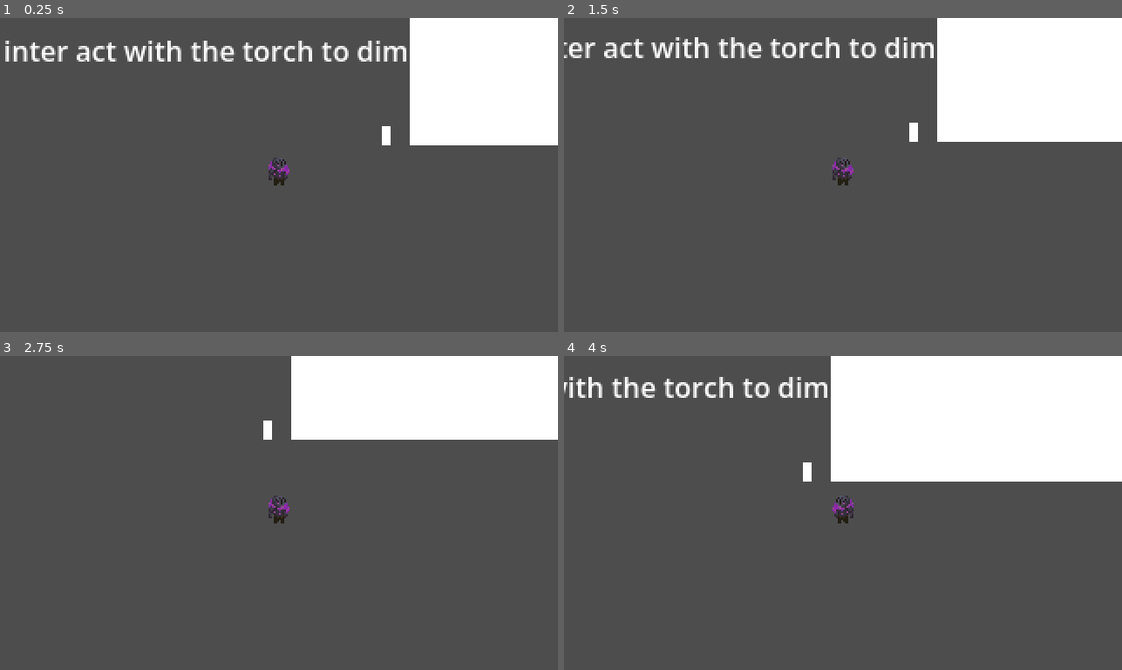
Above: before the commit, frames 1-4 (two rows, left to right).
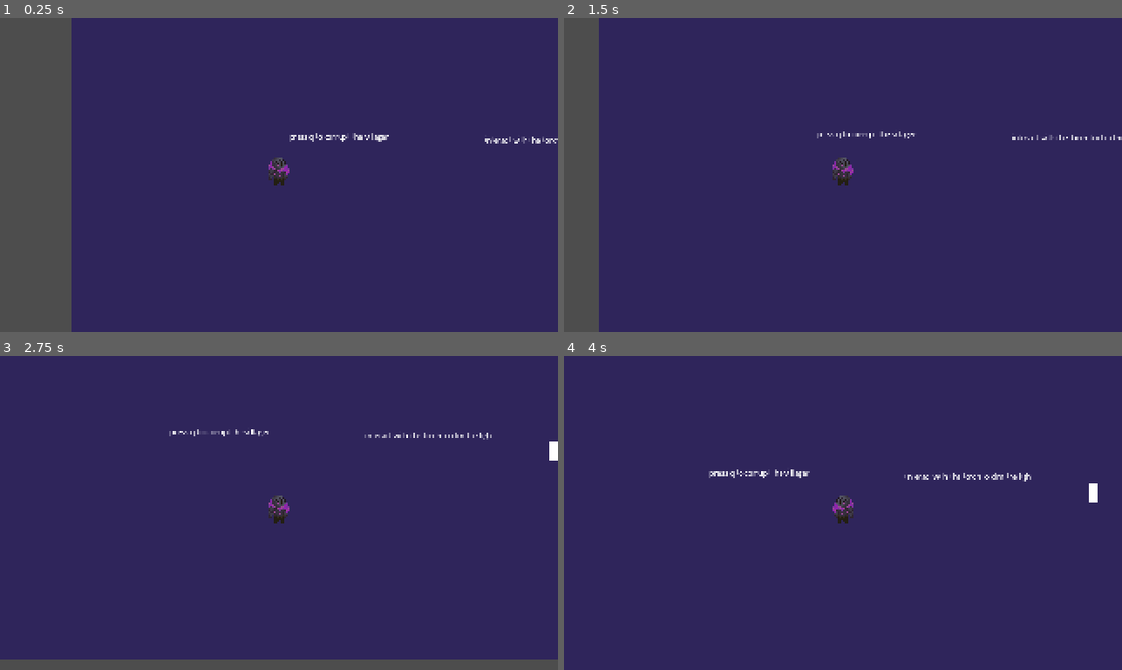
Above: after the commit, the same moments.

Repository: SimchadeLange/GamepieGamejam
Game: Godot game, scene res://scenes/level_00.tscn
Two runs of this game, one before a commit and one after it. Both use one fixed random seed, a clock stepped at 60 frames per second and the inputs below. This scene is started directly instead of the project's main scene.
Inputs (mouse positions are in pixels of both pictures, inside the frame that each line leads up to):
- Up to frame 1 (0.25 s): no input
- Up to frame 2 (1.5 s): tap Q at 0.5, 1.25 s; move the mouse to (965, 159) at 0.52 s; press the mouse at (965, 159) at 0.53 s; hold Right (move_right) 0.53-1.28 s; move the mouse to (731, 190) at 1.27 s; release the mouse at (731, 190) at 1.28 s; hold Down (move_down) from 1.28 s (still down); click (731, 190) at 1.35 s
- Up to frame 3 (2.75 s): tap Q at 2 s; move the mouse to (334, 443) at 2.02 s; release Down (move_down) at 2.03 s; hold Right (move_right) from 2.03 s (still down); hold Space (roll) from 2.03 s (still down); click (334, 443) at 2.3 s
- Up to frame 4 (4 s): tap Q at 2.75, 3.5 s; move the mouse to (815, 575) at 2.77 s; release Right (move_right) at 2.78 s; release Space (roll) at 2.78 s; hold Up (move_up) 2.78-3.53 s; click (815, 575) at 2.85 s; move the mouse to (1010, 560) at 3.52 s; press the mouse at (1010, 560) at 3.53 s; hold Left (move_left) from 3.53 s (still down)

The runs differ from the first frame. In frame 1, 87% of the frame differs, in the area x 0-100%, y 0-100%; in frame 2, 94%; in frame 3, 96%; in frame 4, 100%.

Commit message:
start button

Diff:
--- a/game_jam_00/scenes/level_00.tscn
+++ b/game_jam_00/scenes/level_00.tscn
@@ -1,34 +1,119 @@
 [gd_scene format=3 uid="uid://cr7wvbadmtug7"]
 
 [ext_resource type="PackedScene" uid="uid://cll5o11denx7" path="res://scenes/player.tscn" id="1_bvxu8"]
+[ext_resource type="Texture2D" uid="uid://b31jlqjufsk7a" path="res://assets/basicGuard.png" id="2_2nwr0"]
+
+[sub_resource type="SystemFont" id="SystemFont_2nwr0"]
+
+[sub_resource type="LabelSettings" id="LabelSettings_bvxu8"]
+font = SubResource("SystemFont_2nwr0")
+font_size = 9
 
 [node name="level00" type="Node2D" unique_id=738375304]
 
-[node name="ColorRect2" type="ColorRect" parent="." unique_id=1467181285]
-offset_left = 75.0
-offset_top = -100.0
-offset_right = 300.0
-offset_bottom = -17.0
+[node name="floor" type="ColorRect" parent="." unique_id=2097033674]
+modulate = Color(0.18431373, 0.14509805, 0.35686275, 1)
+offset_left = -344.0
+offset_top = -143.0
+offset_right = 604.0
+offset_bottom = 102.0
 
-[node name="dsda" type="ColorRect" parent="." unique_id=2010522234]
-offset_left = 59.0
-offset_top = -28.0
-offset_right = 64.0
-offset_bottom = -17.0
+[node name="Label3" type="Label" parent="." unique_id=794106336]
+offset_left = -219.0
+offset_top = -32.0
+offset_right = 78.0
+offset_bottom = -9.0
+scale = Vector2(0.44417894, 0.47885278)
+text = "press q to corrupt the villager"
+label_settings = SubResource("LabelSettings_bvxu8")
 
-[node name="ColorRect4" type="ColorRect" parent="." unique_id=595944476]
-offset_left = 403.0
-offset_top = -128.0
-offset_right = 533.0
-offset_bottom = -40.0
+[node name="house2" type="ColorRect" parent="." unique_id=666037899]
+offset_left = 60.0
+offset_top = 4.0
+offset_right = 295.0
+offset_bottom = 99.0
+color = Color(0.61960787, 0.47058824, 0.41960785, 1)
+
+[node name="house" type="ColorRect" parent="." unique_id=1467181285]
+offset_left = 61.0
+offset_top = -138.0
+offset_right = 296.0
+offset_bottom = -43.0
+color = Color(0.61960787, 0.47058824, 0.41960785, 1)
+
+[node name="torch" type="ColorRect" parent="." unique_id=2010522234]
+offset_left = -2.0
+offset_top = -23.0
+offset_right = 3.0
+offset_bottom = -12.0
+
+[node name="box" type="ColorRect" parent="." unique_id=595944476]
+offset_left = 299.0
+offset_top = -6.0
+offset_right = 317.0
+offset_bottom = 21.0
+color = Color(0.69803923, 0.40784314, 0.0627451, 1)
+
+[node name="box2" type="ColorRect" parent="." unique_id=1147280394]
+offset_left = 40.0
+offset_top = -71.0
+offset_right = 58.0
+offset_bottom = -44.0
+color = Color(0.69803923, 0.40784314, 0.0627451, 1)
+
+[node name="box3" type="ColorRect" parent="." unique_id=1845576331]
+offset_left = 298.0
+offset_top = -65.0
+offset_right = 316.0
+offset_bottom = -38.0
+color = Color(0.69803923, 0.40784314, 0.0627451, 1)
+
+[node name="box4" type="ColorRect" parent="." unique_id=1556179475]
+offset_left = 375.0
+offset_top = -105.0
+offset_right = 393.0
+offset_bottom = -78.0
+color = Color(0.69803923, 0.40784314, 0.0627451, 1)
+
+[node name="box5" type="ColorRect" parent="." unique_id=1116535915]
+offset_left = 932.0
+offset_top = -23.0
+offset_right = 950.0
+offset_bottom = 4.0
+color = Color(0.69803923, 0.40784314, 0.0627451, 1)
 
 [node name="Player" parent="." unique_id=291136771 instance=ExtResource("1_bvxu8")]
+position = Vector2(-225, -7)
 
 [node name="Camera2D" type="Camera2D" parent="Player" unique_id=747771882]
 
+[node name="oil lamp" type="ColorRect" parent="." unique_id=1446396956]
+offset_left = 398.0
+offset_top = -96.0
+offset_right = 403.0
+offset_bottom = -85.0
+color = Color(1, 1, 0.1764706, 1)
+
 [node name="Label" type="Label" parent="." unique_id=1778200192]
-offset_left = -158.0
-offset_top = -83.0
-offset_right = 143.0
-offset_bottom = -60.0
-text = "inter act with the torch to dim the light"
+offset_left = -107.0
+offset_top = -30.0
+offset_right = 190.0
+offset_bottom = -7.0
+scale = Vector2(0.44417894, 0.47885278)
+text = "interact with the torch to dim the light"
+label_settings = SubResource("LabelSettings_bvxu8")
+
+[node name="BasicGuard" type="Sprite2D" parent="." unique_id=1072602096]
+position = Vector2(-152.75, -12)
+scale = Vector2(0.6, 0.678)
+texture = ExtResource("2_2nwr0")
+
+[node name="BasicGuard2" type="Sprite2D" parent="." unique_id=1479409773]
+position = Vector2(110.24219, -11.468751)
+scale = Vector2(0.6, 0.737)
+texture = ExtResource("2_2nwr0")
+
+[node name="BasicGuard4" type="Sprite2D" parent="." unique_id=942595095]
+position = Vector2(340.99997, -100)
+scale = Vector2(0.6, 0.737)
+texture = ExtResource("2_2nwr0")
